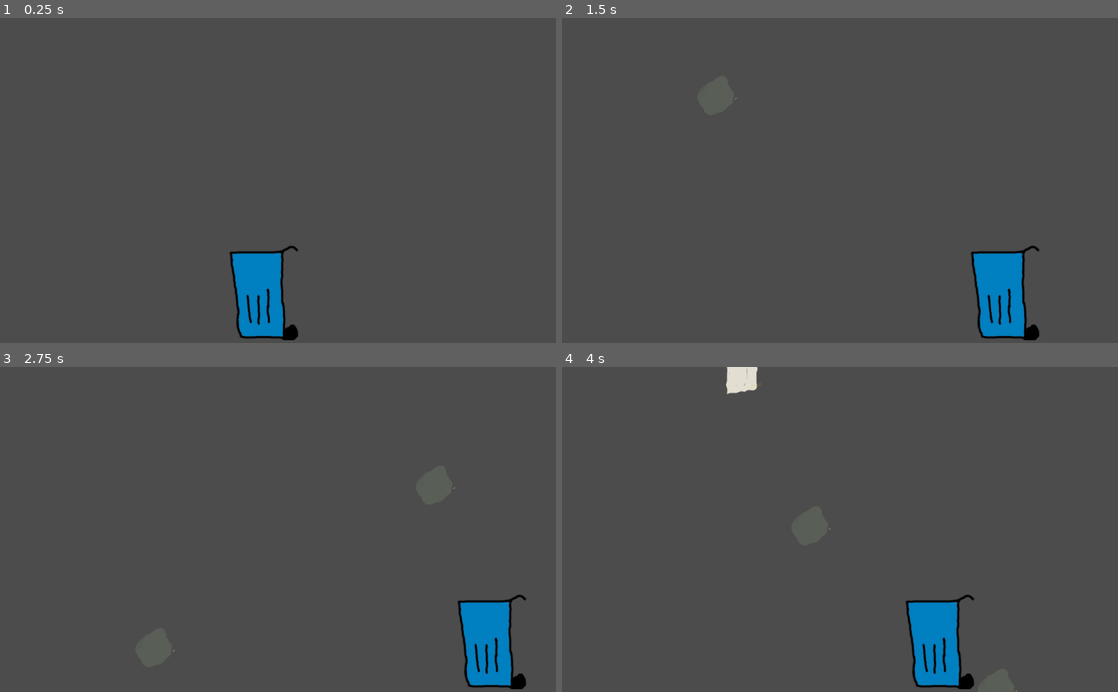
Above: before the commit, frames 1-4 (two rows, left to right).
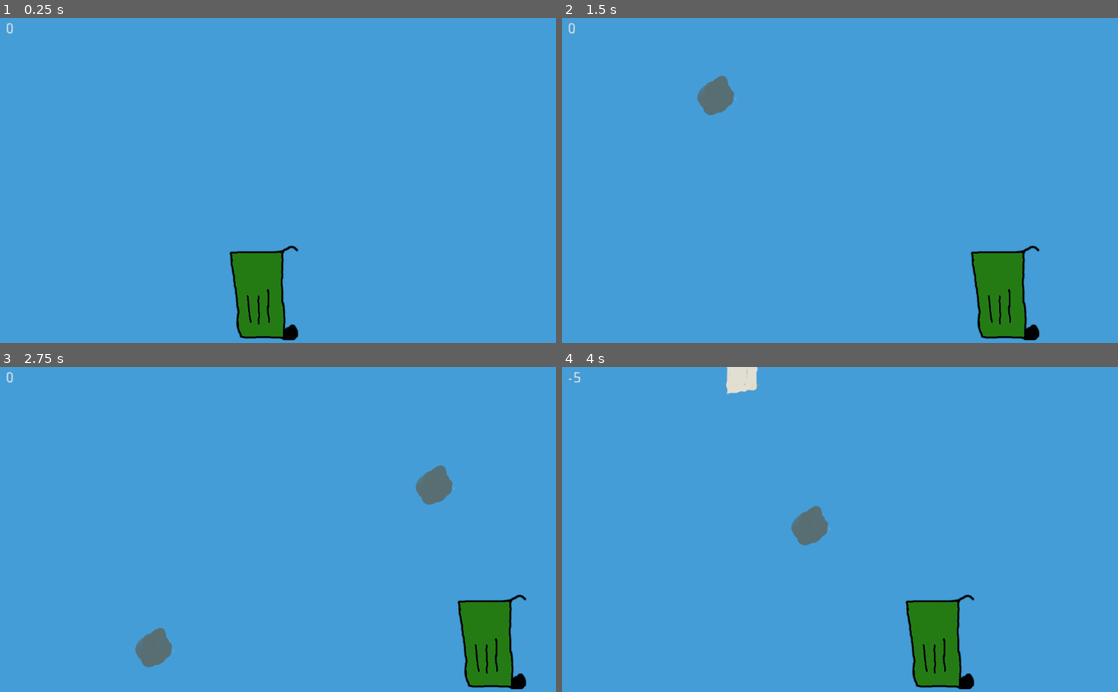
Above: after the commit, the same moments.

Repository: SambaGodschynski/garbage-game
Game: Godot game, scene res://Main.tscn
Same seed, same stepped clock (60 frames per second), same inputs: the game is played once before the commit and once after it.
Inputs:
- Up to frame 1 (0.25 s): no input
- Up to frame 2 (1.5 s): tap Enter at 0.5 s; hold Right (move_right) 0.53-1.28 s; hold Left (move_left) from 1.28 s (still down)
- Up to frame 3 (2.75 s): release Left (move_left) at 2.03 s; hold Right (move_right) from 2.03 s (still down)
- Up to frame 4 (4 s): release Right (move_right) at 3.53 s; hold Left (move_left) from 3.53 s (still down)

The runs differ from the first frame. In frame 1, 100% of the frame differs, in the area x 0-100%, y 0-100%; in frame 2, 100%; in frame 3, 100%; in frame 4, 99%.

Commit message:
sound added/gameplay improved

Diff:
--- a/game/Main.gd
+++ b/game/Main.gd
@@ -8,6 +8,18 @@
 var last_drop_t = 0
 var passed_t = 0
 var max_width = 954
+var garbages = []
+onready var player = $Player
+onready var misc = $misc
+onready var point_label = $misc/points
+var points = 0
+var gut_sounds = ["misc/gut1", "misc/gut2", "misc/gut3", "misc/gut4", "misc/gut5"]
+var schlecht_sounds = ["misc/falsch1", "misc/falsch2", "misc/falsch3", "misc/falsch4", "misc/falsch5", "misc/falsch6"]
+var last_gut_sound = 0
+var last_schlecht_sound = 0
+var can_color = "blue"
+var level_points = 20
+var level = 1
 
 func add_garbage(name):
 	var garb = load(name).instance()
@@ -16,9 +28,15 @@
 	garb.scale.x = 0.4
 	garb.scale.y = 0.4
 	add_child(garb)
+	garbages.append(garb)
+
+func set_color(color):
+	can_color = color
+	player.set_color(color)
 
 func _ready():
-	pass
+	update_points()
+	set_color("green")
 
 func next_garbage():
 	var random_number = randi() % 3
@@ -28,11 +46,54 @@
 		return paper
 	if random_number == 1:
 		return bottle
+
+func good():
+	points += 10
+	get_node(gut_sounds[last_gut_sound]).play()
+	last_gut_sound = (last_gut_sound + 1) % len(gut_sounds)
+	update_points()
+
+func bad():
+	points -= 5
+	get_node(schlecht_sounds[last_schlecht_sound]).play()
+	last_schlecht_sound = (last_schlecht_sound + 1) % len(schlecht_sounds)
+	update_points()
+
+func hit(garbage):
+	var color = garbage.get_color()
+	if color == can_color:
+		good()
+	else:
+		bad()
+	if points >= level * level_points:
+		self.can_color = player.set_next_color()
+		level += 1
+
+func update_points():
+	point_label.text = str(points)
+
+
+func is_gabage_hit():
+	var my_bounds_x0 = player.position.x - 50
+	var my_bounds_y0 = player.position.y - 50
+	var my_bounds_x1 = player.position.x + 50
+	var my_bounds_y1 = player.position.y + 50
+	for child in self.get_children():
+		if child == player or child == misc:
+			continue
+		var garbage = child
+		if 	garbage.position.x >= my_bounds_x0 \
+		and garbage.position.x <= my_bounds_x1 \
+		and garbage.position.y >= my_bounds_y0 \
+		and garbage.position.y <= my_bounds_y1:
+			hit(garbage)
+			garbage.queue_free()
+
 func _process(delta):
 	t = t + delta
-	#print(t)
 	passed_t = t - last_drop_t
 	if passed_t > drop_speed_secs:
 		var garbage = next_garbage()
 		add_garbage(garbage)
 		last_drop_t = t
+	is_gabage_hit()
--- a/game/Main.tscn
+++ b/game/Main.tscn
@@ -1,41 +1,93 @@
-[gd_scene load_steps=4 format=2]
+[gd_scene load_steps=18 format=2]
 
 [ext_resource path="res://trash_can.png" type="Texture" id=1]
 [ext_resource path="res://Main.gd" type="Script" id=2]
-
-[sub_resource type="GDScript" id=1]
-script/source = "# TRASH CAN
-extends Sprite
-
-var speed = 10
-var left_border = 51
-var right_border = 954
-var clunky = right_border / 2
-
-func _ready():
-	self.position.x = clunky
-
-# Called every frame. 'delta' is the elapsed time since the previous frame.
-func _process(delta):
-	if Input.is_action_pressed(\"move_right\") and self.position.x <= right_border:
-		self.position.x =  self.position.x + speed
-		print(self.position.x)
-	if Input.is_action_pressed(\"move_left\") and self.position.x >= left_border:
-		self.position.x = self.position.x - speed
-		print(self.position.x)
-
-"
+[ext_resource path="res://Player.gd" type="Script" id=3]
+[ext_resource path="res://gut-1.wav" type="AudioStream" id=4]
+[ext_resource path="res://gut-5.wav" type="AudioStream" id=5]
+[ext_resource path="res://gut-4.wav" type="AudioStream" id=6]
+[ext_resource path="res://gut-2.wav" type="AudioStream" id=7]
+[ext_resource path="res://gut-3.wav" type="AudioStream" id=8]
+[ext_resource path="res://schlecht-3.wav" type="AudioStream" id=9]
+[ext_resource path="res://schlecht-6.wav" type="AudioStream" id=10]
+[ext_resource path="res://schlecht-5.wav" type="AudioStream" id=11]
+[ext_resource path="res://schlecht-2.wav" type="AudioStream" id=12]
+[ext_resource path="res://schlecht-4.wav" type="AudioStream" id=13]
+[ext_resource path="res://schlecht-1.wav" type="AudioStream" id=14]
+[ext_resource path="res://trash_can_bio.png" type="Texture" id=15]
+[ext_resource path="res://trash_can_glas.png" type="Texture" id=16]
+[ext_resource path="res://Cool.wav" type="AudioStream" id=17]
 
 [node name="game" type="Node2D"]
 position = Vector2( 1, 0 )
 script = ExtResource( 2 )
 
+[node name="misc" type="Node2D" parent="."]
+
+[node name="gut1" type="AudioStreamPlayer" parent="misc"]
+stream = ExtResource( 4 )
+
+[node name="gut2" type="AudioStreamPlayer" parent="misc"]
+stream = ExtResource( 7 )
+
+[node name="gut3" type="AudioStreamPlayer" parent="misc"]
+stream = ExtResource( 8 )
+
+[node name="gut4" type="AudioStreamPlayer" parent="misc"]
+stream = ExtResource( 6 )
+
+[node name="gut5" type="AudioStreamPlayer" parent="misc"]
+stream = ExtResource( 5 )
+
+[node name="falsch1" type="AudioStreamPlayer" parent="misc"]
+stream = ExtResource( 14 )
+
+[node name="falsch2" type="AudioStreamPlayer" parent="misc"]
+stream = ExtResource( 12 )
+
+[node name="falsch3" type="AudioStreamPlayer" parent="misc"]
+stream = ExtResource( 9 )
+
+[node name="falsch4" type="AudioStreamPlayer" parent="misc"]
+stream = ExtResource( 13 )
+
+[node name="falsch5" type="AudioStreamPlayer" parent="misc"]
+stream = ExtResource( 11 )
+
+[node name="falsch6" type="AudioStreamPlayer" parent="misc"]
+stream = ExtResource( 10 )
+
+[node name="points" type="Label" parent="misc"]
+margin_left = 9.0
+margin_top = 7.0
+margin_right = 86.0
+margin_bottom = 24.0
+rect_scale = Vector2( 2, 2 )
+text = "POINTS"
+__meta__ = {
+"_edit_use_anchors_": false
+}
+
+[node name="music" type="AudioStreamPlayer" parent="misc"]
+stream = ExtResource( 17 )
+autoplay = true
+
 [node name="Player" type="Node2D" parent="."]
 position = Vector2( 0, 500 )
-
-[node name="trash_can" type="Sprite" parent="Player"]
-position = Vector2( 1.41418, 0 )
 scale = Vector2( 0.05, 0.05 )
 z_index = 2
+script = ExtResource( 3 )
+
+[node name="grey" type="Sprite" parent="Player"]
+position = Vector2( 1.414, 0 )
+scale = Vector2( 1, 1 )
+texture = ExtResource( 16 )
+
+[node name="green" type="Sprite" parent="Player"]
+position = Vector2( 1.414, 0 )
+texture = ExtResource( 15 )
+
+[node name="blue" type="Sprite" parent="Player"]
+position = Vector2( 1.41418, 0 )
+z_index = 2
 texture = ExtResource( 1 )
-script = SubResource( 1 )
--- /dev/null
+++ b/game/Player.gd
@@ -0,0 +1,42 @@
+# TRASH CAN
+extends Node2D
+
+var speed = 10
+var left_border = 51
+var right_border = 954
+var clunky = right_border / 2
+onready var green = $green
+onready var grey = $grey
+onready var blue = $blue
+var colors = {}
+var color = ""
+
+func _ready():
+	self.position.x = clunky
+	colors["green"] = green
+	colors["grey"] = grey
+	colors["blue"] = blue
+	for col in colors.values():
+		col.hide()
+
+
+# Called every frame. 'delta' is the elapsed time since the previous frame.
+func _process(delta):
+	if Input.is_action_pressed("move_right") and self.position.x <= right_border:
+		self.position.x =  self.position.x + speed
+	if Input.is_action_pressed("move_left") and self.position.x >= left_border:
+		self.position.x = self.position.x - speed
+
+func set_color(color):
+	for col in colors.values():
+		col.hide()
+	colors[color].show()
+	self.color = color
+
+func set_next_color():
+	var colors = self.colors.keys()
+	var idx = colors.find(self.color)
+	colors.remove(idx)
+	colors.shuffle()
+	set_color(colors[0])
+	return self.color
--- a/game/garbage.gd
+++ b/game/garbage.gd
@@ -1,5 +1,13 @@
 # GARBAGE
 extends Node2D
+
+func get_color():
+	if get_child(0).name == "garb_banana":
+		return "green"
+	if get_child(0).name == "garb_bottle":
+		return "grey"
+	if get_child(0).name == "garb_paper":
+		return "blue"
 
 var speed = 5
 
--- a/game/project.godot
+++ b/game/project.godot
@@ -40,4 +40,5 @@
 
 [rendering]
 
+environment/default_clear_color=Color( 0.270588, 0.619608, 0.847059, 1 )
 environment/default_environment="res://default_env.tres"
Not shown, added: game/Cool.wav.import
Not shown, added: game/gut-1.wav.import
Not shown, added: game/gut-2.wav.import
Not shown, added: game/gut-3.wav.import
Not shown, added: game/gut-4.wav.import
Not shown, added: game/gut-5.wav.import
Not shown, added: game/schlecht-1.wav.import
Not shown, added: game/schlecht-2.wav.import
Not shown, added: game/schlecht-3.wav.import
Not shown, added: game/schlecht-4.wav.import
Not shown, added: game/schlecht-5.wav.import
Not shown, added: game/schlecht-6.wav.import
(and 25 more such lines)
